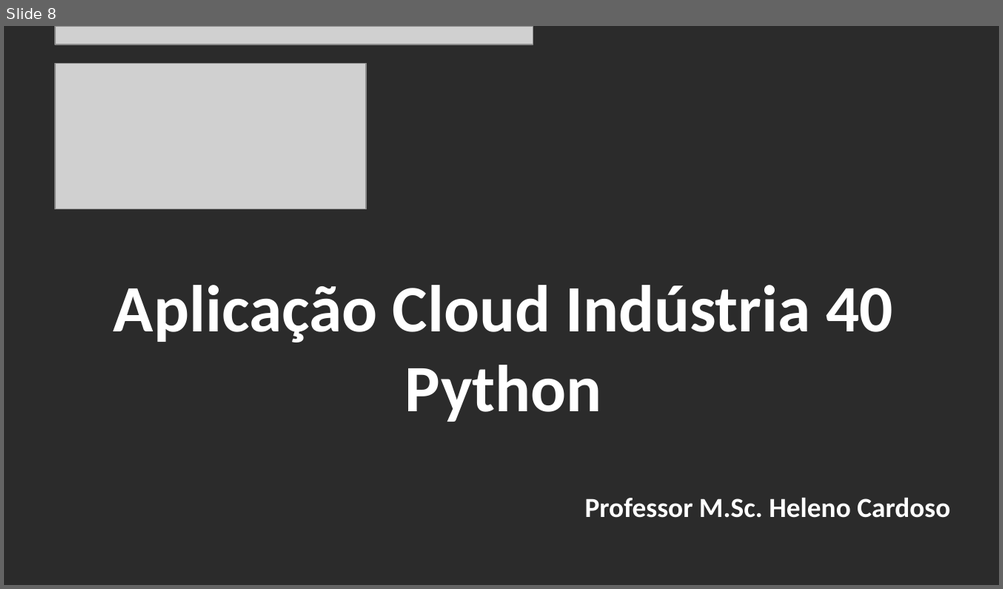
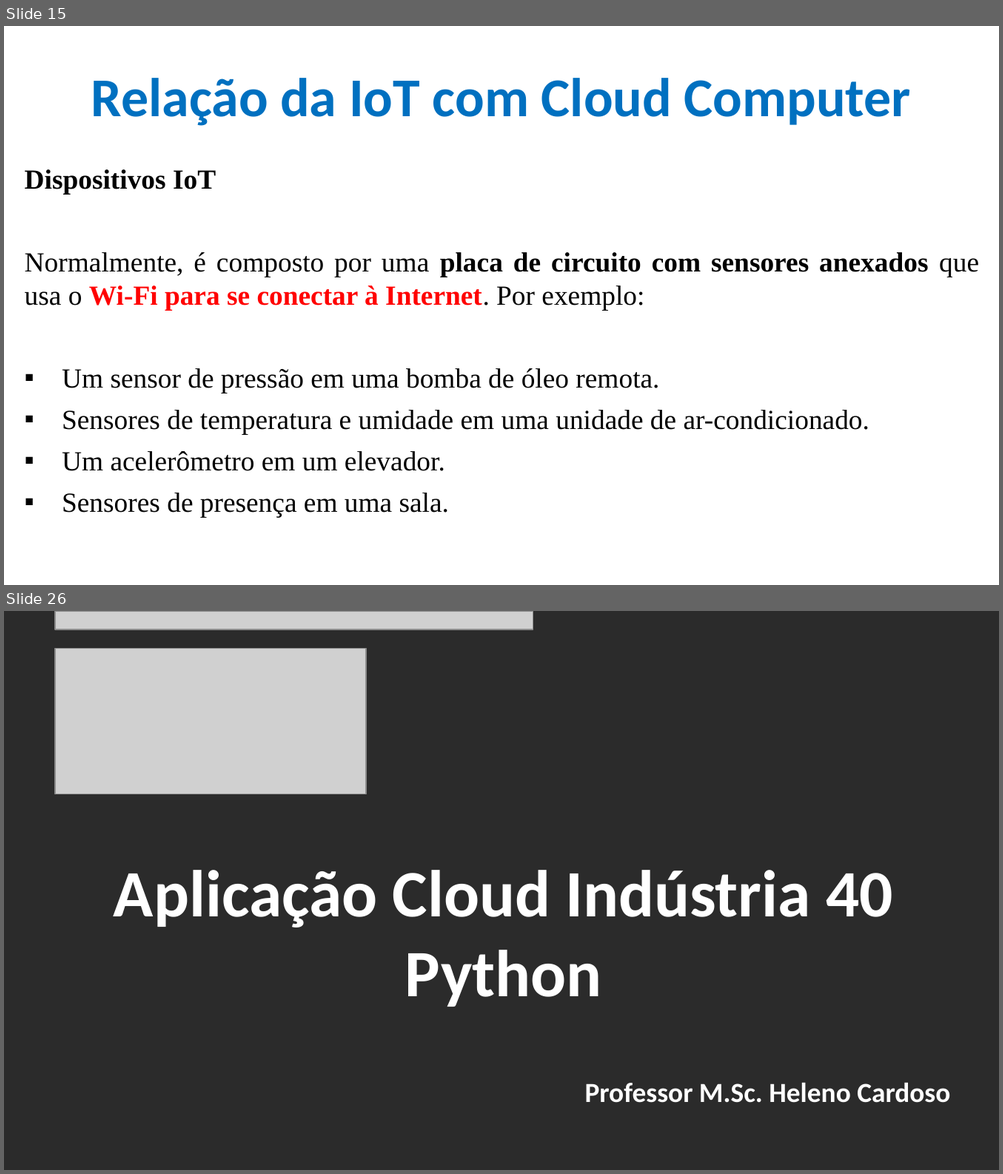
Before and after one commit to CloudEducationBrazil/WydenArea1AplicacaoCloudIndustria40Python, a slide deck: 01 Classes/Aula 09 - Aplicação Cloud Indústria 40 Python IoT - Integração Cloud IoT Características Relevantes.pptx. Shown one above the other, each under a label of ours: slide 8 before the commit, slides 15 and 26 after it; the slides between them are not shown. The pictures are 1003x589 and 1003x1174 pixels, drawn with LibreOffice and Linux fonts; fonts in the diff are those of the drawing; grey boxes stand for pictures; background and template pictures are left out; a plain dark background stands for a picture behind light text. Boxes give left, top, right and bottom in pixels: in the first picture for what was removed or moved away, otherwise in the second. Text is boxed around its words. In the diff, an @@ line names an element or a change of style, - is before the commit and + after.

Commit message:
Aula 09 Cloud IoT Python Indústria 4.0 e Outros 09maio2023

```diff
--- a/01 Classes/Aula 09 - Aplicação Cloud Indústria 40 Python IoT - Integração Cloud IoT Características Relevantes.pptx
+++ b/01 Classes/Aula 09 - Aplicação Cloud Indústria 40 Python IoT - Integração Cloud IoT Características Relevantes.pptx
@@ slide 15 added at (4, 26, 999, 585), background picture (left out) @@
@@ title added at (91, 78, 910, 126), 39.6 pt, text #0070C0, bold @@
+Relação da IoT com Cloud Computer
@@ text added at (25, 170, 979, 517), 20 pt, text #000000 @@
+Dispositivos IoT
+Normalmente, é composto por uma placa de circuito com sensores anexados que usa o Wi-Fi para se conectar à Internet. Por exemplo:
+▪ Um sensor de pressão em uma bomba de óleo remota.
+▪ Sensores de temperatura e umidade em uma unidade de ar-condicionado.
+▪ Um acelerômetro em um elevador.
+▪ Sensores de presença em uma sala.
@@ what was slide 8 is now slide 26 @@
```
Also in this commit, not shown: 5 slides changed, 19 other slides added, 2 slides removed, 4 other files.
